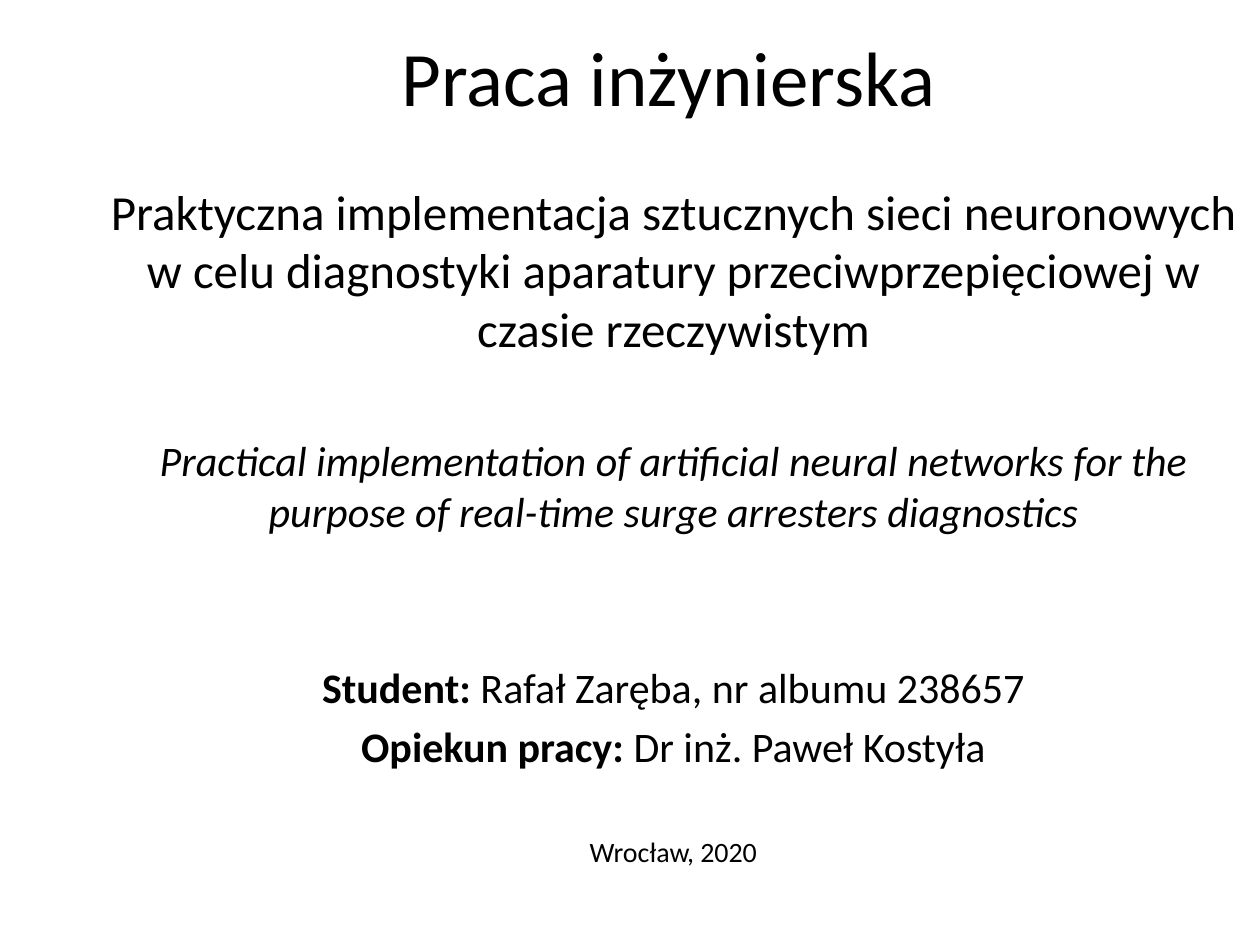
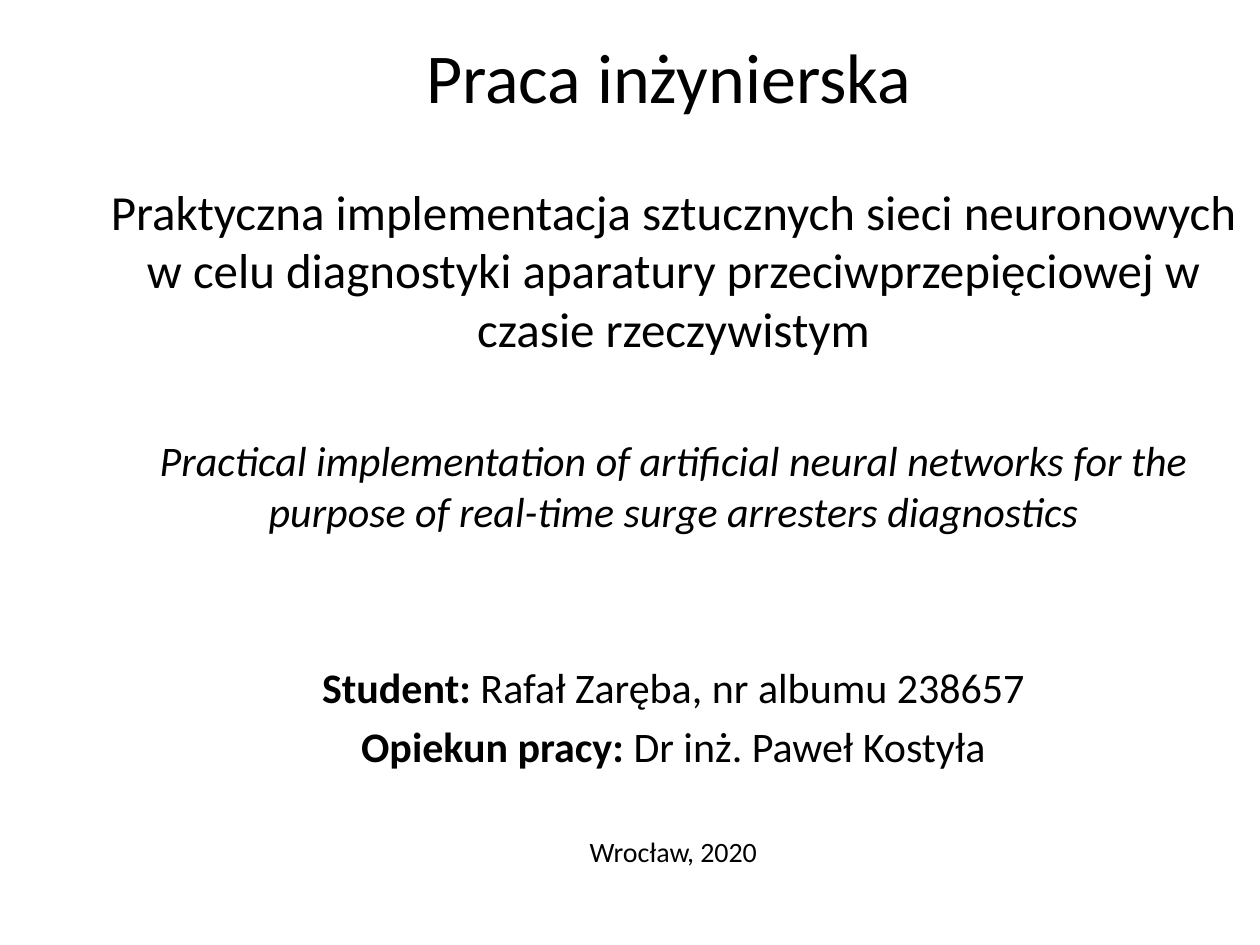
Before and after one commit to r-zareba/praca_inzynierska, a slide deck: slide 1 of prezentacja.pptx. Drawn at 1260x945 pixels with LibreOffice and Linux fonts; fonts in the diff are those of the drawing; background and template pictures are left out. Boxes give left, top, right and bottom in pixels: in the first picture for what was removed or moved away, otherwise in the second. Text is boxed around its words. In the diff, an @@ line names an element or a change of style, - is before the commit and + after.

```diff
--- a/prezentacja.pptx
+++ b/prezentacja.pptx
@@ text "Praca inżynierska" at (426, 54, 911, 115): size 44 to 40 pt @@
```
Also in this commit, not shown: 2 other slides changed, 6 slides added, 7 slides removed, 7 other files.
